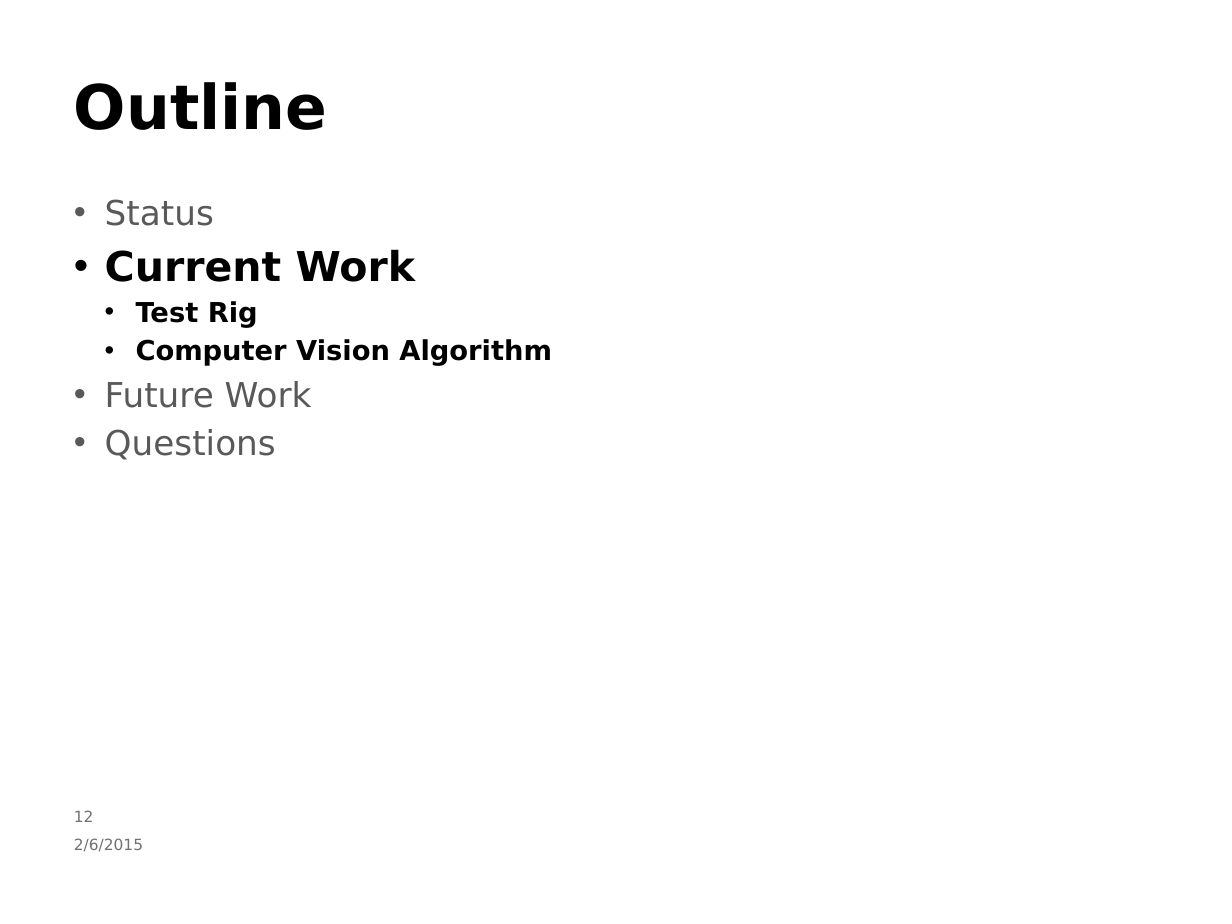
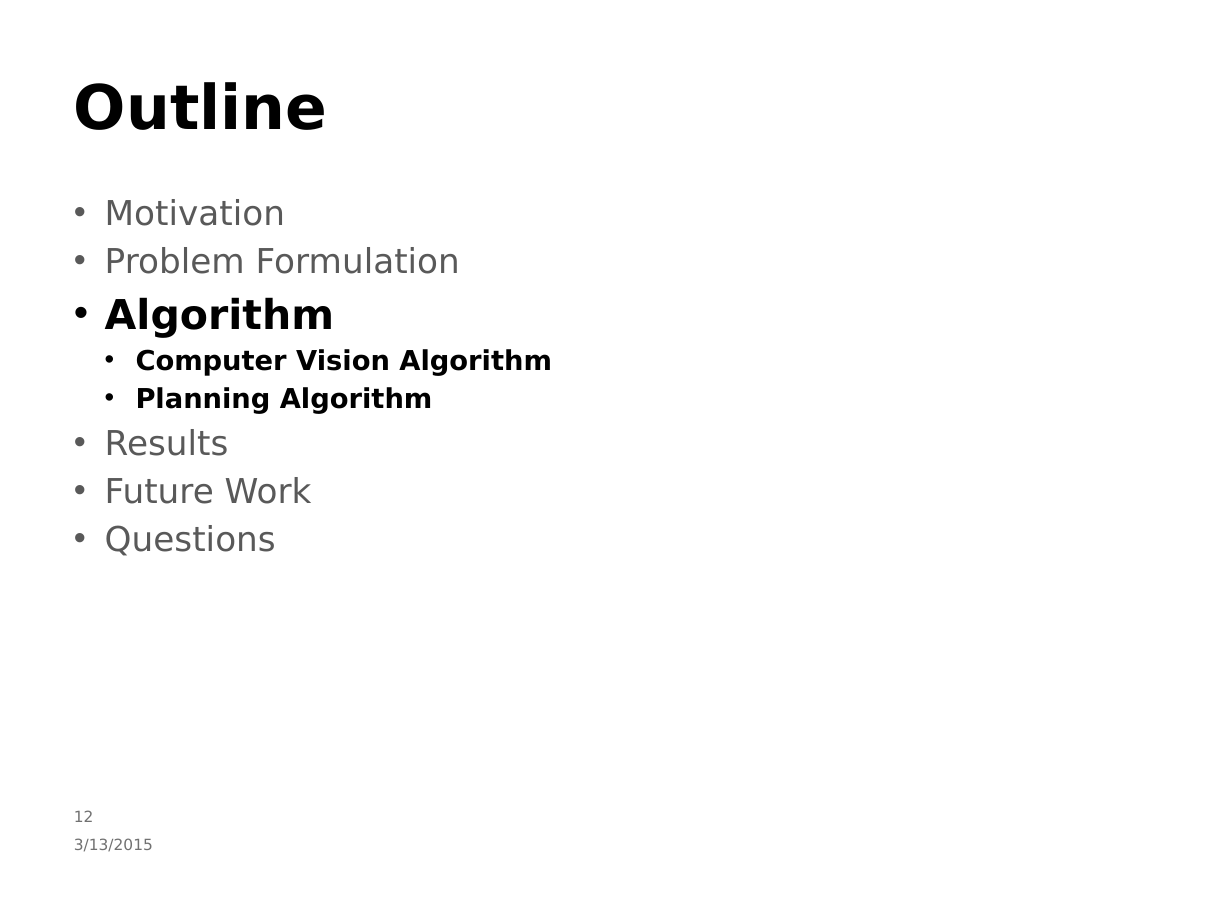
Before and after one commit to nicolaia-osu/ROB599_Project, a slide deck: slide 13 of presentation/slides (working copy).pptx. Drawn at 1232x924 pixels with LibreOffice and Linux fonts; fonts in the diff are those of the drawing; background and template pictures are left out. Boxes give left, top, right and bottom in pixels: in the first picture for what was removed or moved away, otherwise in the second. Text is boxed around its words. In the diff, an @@ line names an element or a change of style, - is before the commit and + after.

```diff
--- a/presentation/slides (working copy).pptx
+++ b/presentation/slides (working copy).pptx
@@ text at box(105, 199, 460, 338): text changed; size 24 to 20 pt; text colour #000000 to #595959; bold off @@
-• Status
-• Current Work
-  • Test Rig
+• Motivation
+• Problem Formulation
+• Algorithm
@@ text at box(105, 387, 433, 456): paragraphs added @@
+  • Planning Algorithm
+• Results
@@ text at box(74, 838, 153, 852): text changed @@
-2/6/2015
+3/13/2015
```
Also in this commit, not shown: 15 other slides changed, 11 slides added, 16 slides removed.
